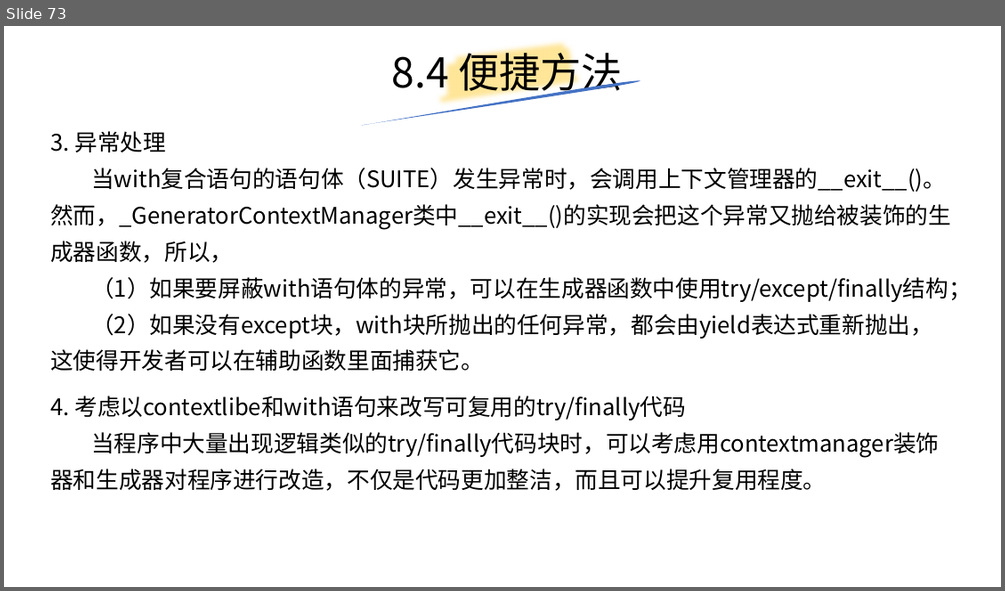
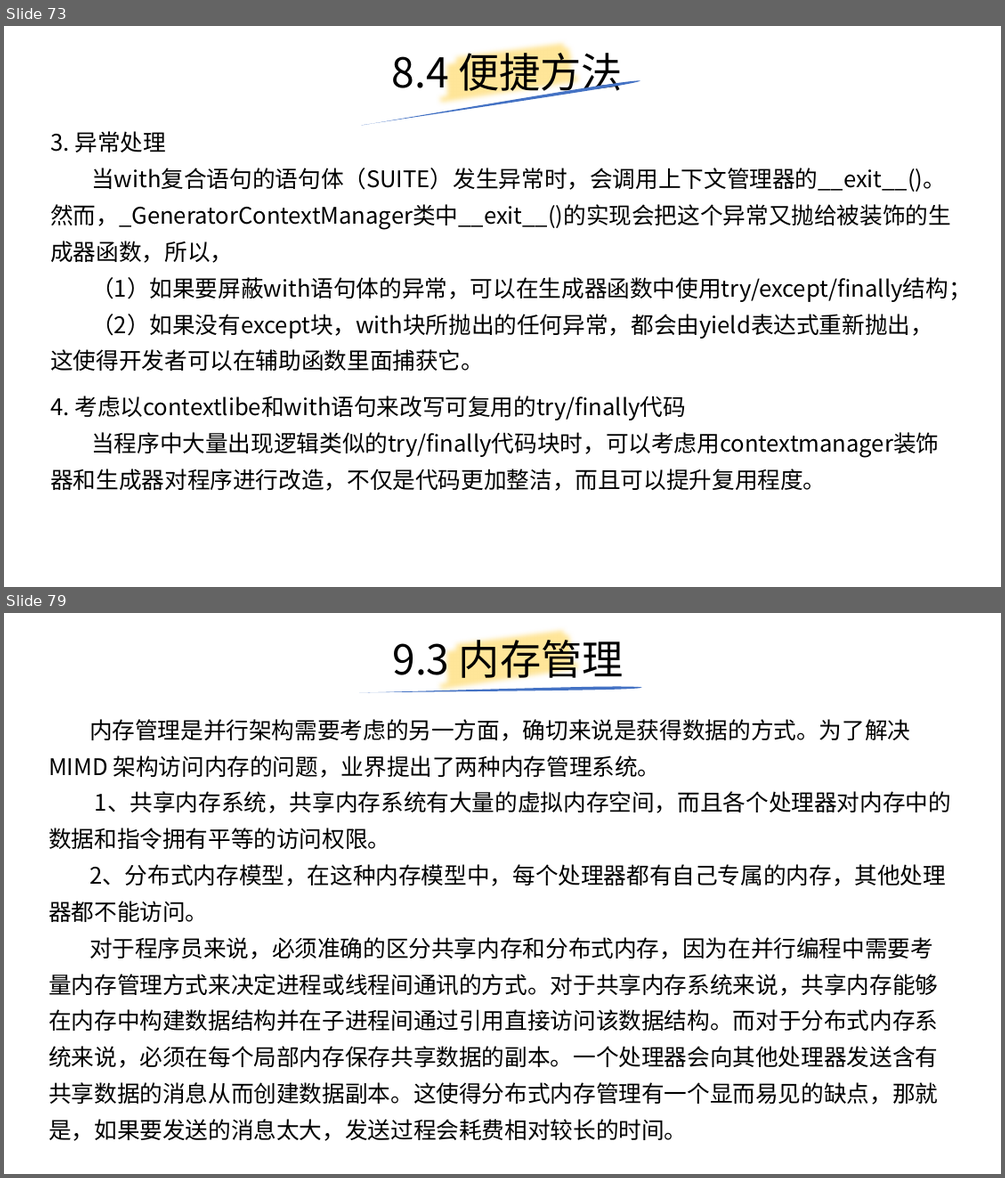
Before and after one commit to yiwenliu/CorePython, a slide deck: PPT/CorePython.pptx. Shown one above the other, each under a label of ours: slide 73 before the commit, slides 73 and 79 after it; the slides between them are not shown. The pictures are 1005x591 and 1005x1178 pixels, drawn with LibreOffice and Linux fonts; fonts in the diff are those of the drawing. Boxes give left, top, right and bottom in pixels: in the first picture for what was removed or moved away, otherwise in the second. Text is boxed around its words. In the diff, an @@ line names an element or a change of style, - is before the commit and + after.

```diff
--- a/PPT/CorePython.pptx
+++ b/PPT/CorePython.pptx
@@ slide 79 added at bbox=[4, 613, 1001, 1174], background #FFFFFF @@
@@ title added at bbox=[392, 633, 623, 685], 39.6 pt, text #000000 @@
+9.3 内存管理
@@ freeform shape added at bbox=[435, 613, 588, 712], outline #FFE699 16 pt @@
@@ freeform shape added at bbox=[359, 686, 642, 692], fill #4472C4 @@
@@ text added at bbox=[48, 719, 951, 1141], 22 pt, text #000000 @@
+内存管理是并行架构需要考虑的另一方面，确切来说是获得数据的方式。为了解决 MIMD 架构访问内存的问题，业界提出了两种内存管理系统。
+1、共享内存系统，共享内存系统有大量的虚拟内存空间，而且各个处理器对内存中的数据和指令拥有平等的访问权限。
+2、分布式内存模型，在这种内存模型中，每个处理器都有自己专属的内存，其他处理器都不能访问。
+对于程序员来说，必须准确的区分共享内存和分布式内存，因为在并行编程中需要考量内存管理方式来决定进程或线程间通讯的方式。对于共享内存系统来说，共享内存能够在内存中构建数据结构并在子进程间通过引用直接访问该数据结构。而对于分布式内存系统来说，必须在每个局部内存保存共享数据的副本。一个处理器会向其他处理器发送含有共享数据的消息从而创建数据副本。这使得分布式内存管理有一个显而易见的缺点，那就是，如果要发送的消息太大，发送过程会耗费相对较长的时间。
```
Also in this commit, not shown: 4 slides changed, 10 other slides added, 1 other file.
